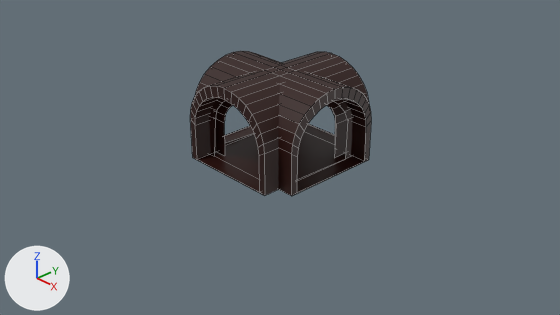
Before and after pictures for a commit that changed the Blender file res/models/placement/tunnel/tunnel_4.blend.
Rendered twice from the file's camera 'Camera'. The lights are fixed; the arrows at lower left show +X, +Y and +Z. The older version comes first. Mesh edges are drawn as thin lines. The same objects are shown in both versions, whatever each file hides.

Script lines for the objects in view, before the commit:
```python
me_cylinder_004 = bpy.data.meshes.new('Cylinder.004')
me_cylinder_004.from_pydata(...)  # 154 vertices, 131 faces; spans x -1.0..1.0, y -1.13..0.77, z -0.41..0.41
me_cylinder_004.materials.append(mat_material_001)  # black #2a0700
me_cylinder_005 = bpy.data.meshes.new('Cylinder.005')
me_cylinder_005.from_pydata(...)  # 164 vertices, 135 faces; spans x -1.0..1.0, y -1.13..0.77, z -0.41..0.41
me_cylinder_005.materials.append(mat_material_001)  # black #2a0700
ob_cylinder_001 = bpy.data.objects.new('Cylinder.001', me_cylinder_005)
ob_cylinder_001.location = (0.004, 0.024, 0.759)
ob_cylinder_001.rotation_euler = (1.571, 0.0, 0.0)  # degrees (90, 0, 0)
ob_cylinder_001.scale = (0.767, 0.675, 2.48)
ob_cylinder_004 = bpy.data.objects.new('Cylinder.004', me_cylinder_004)
ob_cylinder_004.location = (0.004, 0.024, 0.759)
ob_cylinder_004.rotation_euler = (1.571, 0.0, 1.571)  # degrees (90, 0, 90)
ob_cylinder_004.scale = (0.767, 0.675, 2.48)
```
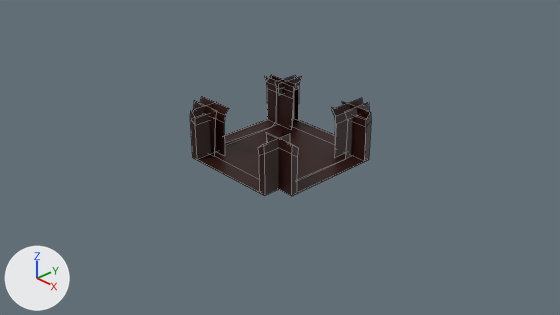
Where the change shows, as pixel boxes (x1, y1, x2, y2) in the pictures (560 x 315 px):
'Cylinder.001', reshaped (16% shorter)
    before: (190, 52, 369, 196)
    after: (190, 75, 369, 196)
'Cylinder.004', reshaped (16% shorter)
    before: (195, 51, 371, 196)
    after: (194, 75, 371, 196)
part 1 of me_cylinder_004, cut back
    before: (195, 51, 371, 148)
part 2 of me_cylinder_005, cut back (black)
    before: (191, 52, 369, 147)

The change, as a diff of the scene's bpy script:
```diff
--- a/res/models/placement/tunnel/tunnel_4.blend.py
+++ b/res/models/placement/tunnel/tunnel_4.blend.py
@@ me_cylinder_004 @@
 # used by ob_cylinder_004; location = (0.004, 0.024, 0.759); rotation_euler = (1.571, 0.0, 1.571), in degrees (90, 0, 90); scale = (0.767, 0.675, 2.48)
-me_cylinder_004.from_pydata(...)  # 154 vertices, 131 faces; spans x -1.0..1.0, y -1.13..0.77, z -0.41..0.41
+me_cylinder_004.from_pydata(...)  # 65 vertices, 39 faces, 1 loose edge; spans x -1.0..1.0, y -1.13..0.0, z -0.41..0.41
+# me_cylinder_004 part 1
+# 89 vertices are removed from x -0.92..0.92, y 0.0..0.77, z -0.41..0.41
+# 92 faces are deleted
+# 1 loose edge is added
 me_cylinder_004.materials.append(mat_material_001)
@@ me_cylinder_005 @@
 # used by ob_cylinder_001; location = (0.004, 0.024, 0.759); rotation_euler = (1.571, 0.0, 0.0), in degrees (90, 0, 0); scale = (0.767, 0.675, 2.48)
-me_cylinder_005.from_pydata(...)  # 164 vertices, 135 faces; spans x -1.0..1.0, y -1.13..0.77, z -0.41..0.41
+me_cylinder_005.from_pydata(...)  # 66 vertices, 39 faces, 1 loose edge; spans x -1.0..1.0, y -1.13..0.0, z -0.41..0.41
+# me_cylinder_005 part 2
+# 98 vertices are removed from x -0.92..0.92, y 0.0..0.77, z -0.41..0.41
+# 96 faces are deleted
+# 1 loose edge is added
 me_cylinder_005.materials.append(mat_material_001)
```
